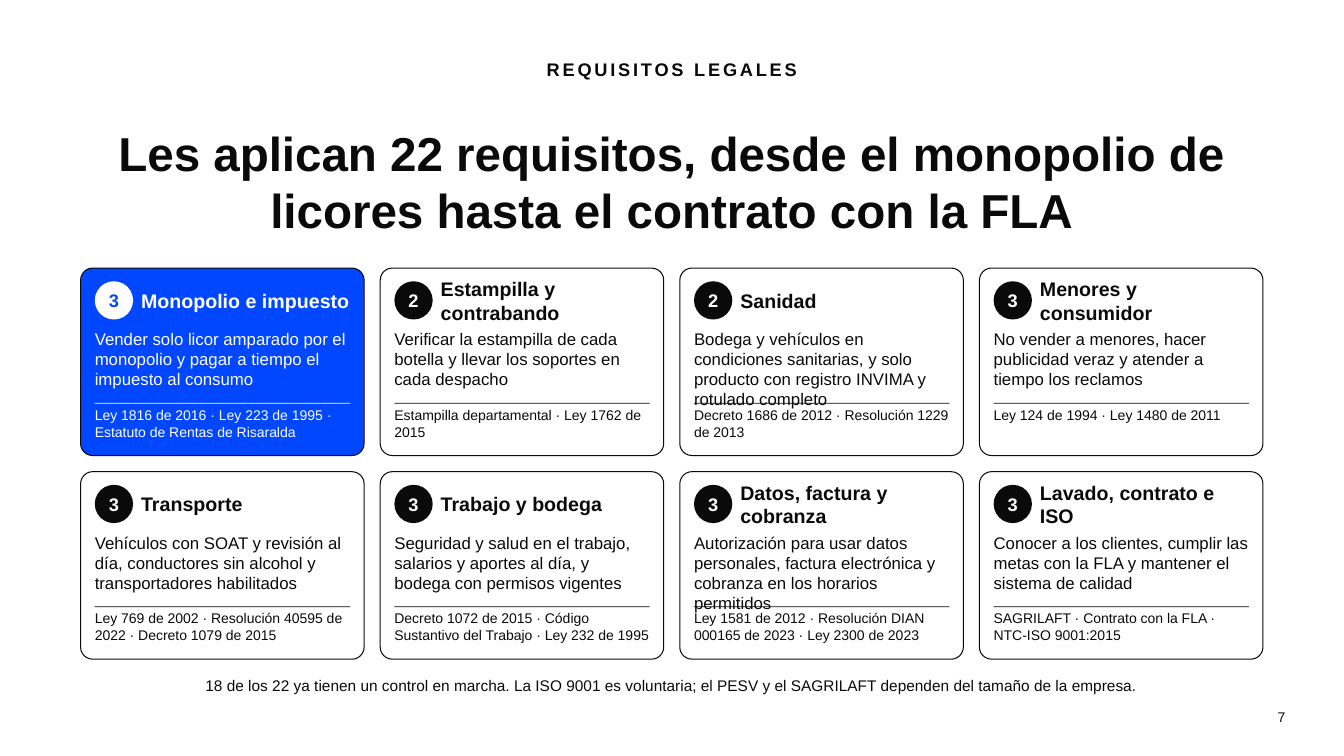
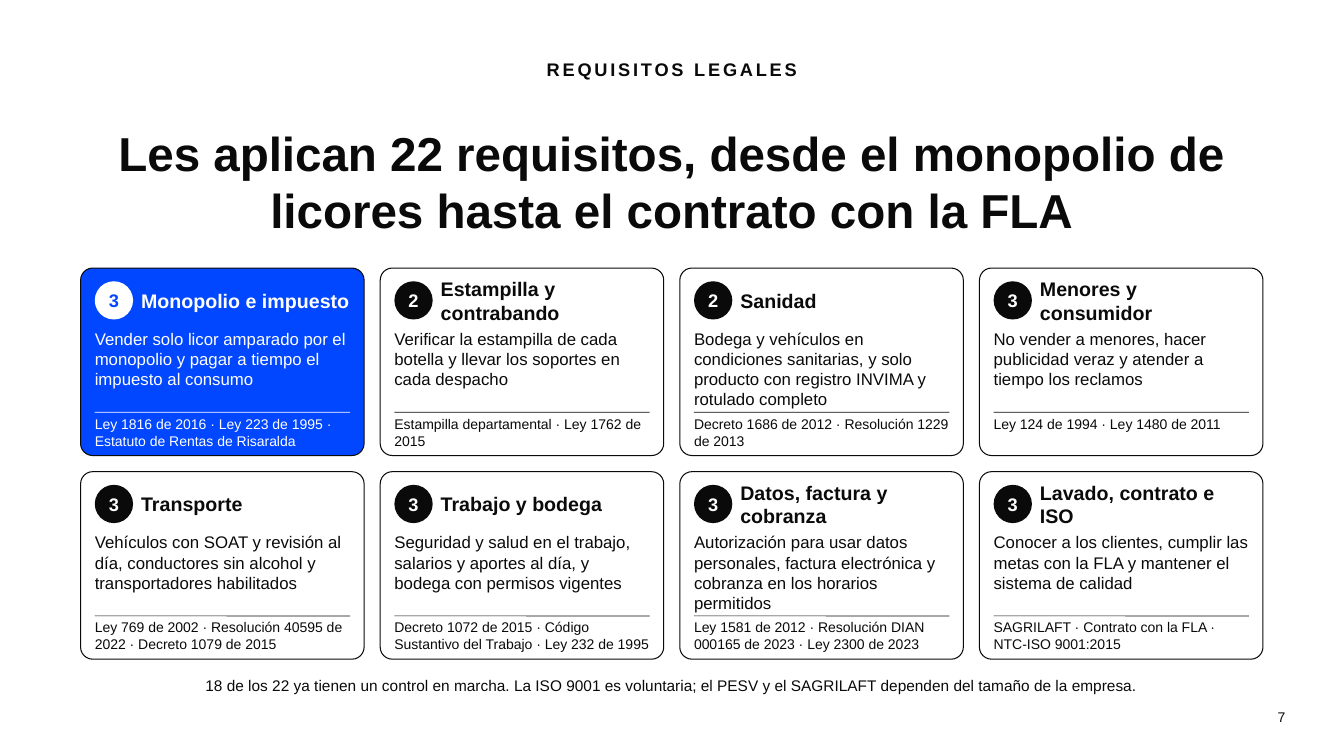
Before and after one commit to 4cceleration/licorumba, a slide deck: slide 7 of presentacion/Licorrumba-presentacion.pptx. Drawn at 1344x756 pixels with LibreOffice and Linux fonts; fonts in the diff are those of the drawing. Boxes give left, top, right and bottom in pixels: in the first picture for what was removed or moved away, otherwise in the second. Text is boxed around its words. In the diff, an @@ line names an element or a change of style, - is before the commit and + after.

```diff
--- a/presentacion/Licorrumba-presentacion.pptx
+++ b/presentacion/Licorrumba-presentacion.pptx
@@ text "Ley 1816 de 2016 · ...": place and size @@
-text "Ley 1816 de 2016 · ..." at [95,410,323,437]
+text "Ley 1816 de 2016 · ..." at [95,419,323,446]
@@ text "Estampilla departamental · Ley 1762 ...": place and size @@
-text "Estampilla departamental · Ley 1762 ..." at [394,410,642,437]
+text "Estampilla departamental · Ley 1762 ..." at [394,419,642,446]
@@ text "Decreto 1686 de 2012 · ...": place and size @@
-text "Decreto 1686 de 2012 · ..." at [694,409,948,437]
+text "Decreto 1686 de 2012 · ..." at [694,418,948,446]
@@ text "Ley 124 de 1994 · ...": place and size @@
-text "Ley 124 de 1994 · ..." at [994,410,1221,423]
+text "Ley 124 de 1994 · ..." at [994,419,1221,432]
@@ text "Ley 769 de 2002 · ...": place and size @@
-text "Ley 769 de 2002 · ..." at [95,612,343,640]
+text "Ley 769 de 2002 · ..." at [95,621,343,649]
@@ text "Decreto 1072 de 2015 · ...": place and size @@
-text "Decreto 1072 de 2015 · ..." at [394,612,649,643]
+text "Decreto 1072 de 2015 · ..." at [394,621,649,652]
@@ text "Ley 1581 de 2012 · ...": place and size @@
-text "Ley 1581 de 2012 · ..." at [694,612,924,643]
+text "Ley 1581 de 2012 · ..." at [694,621,924,652]
@@ text "SAGRILAFT · Contrato con la ...": place and size @@
-text "SAGRILAFT · Contrato con la ..." at [994,613,1208,640]
+text "SAGRILAFT · Contrato con la ..." at [994,622,1208,649]
@@ 8 lines: place and size @@
-8 lines at [95,403,1249,607]
+8 lines at [95,412,1249,616]
```
Also in this commit, not shown: 1 other file.
